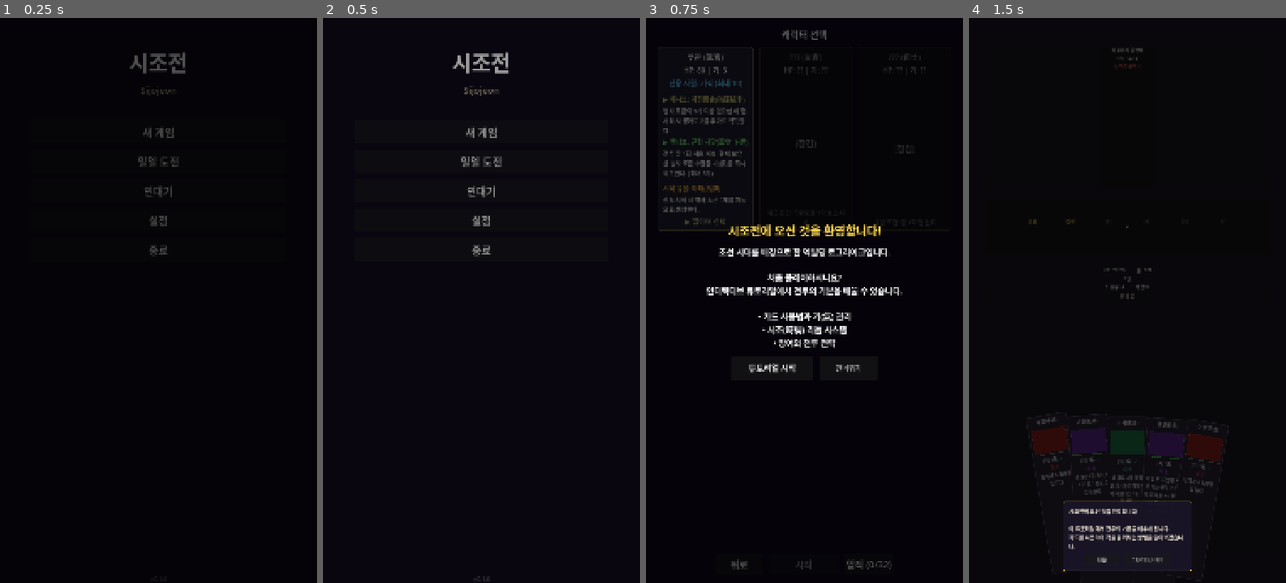
Above: before the commit, frames 1-4 (left to right).
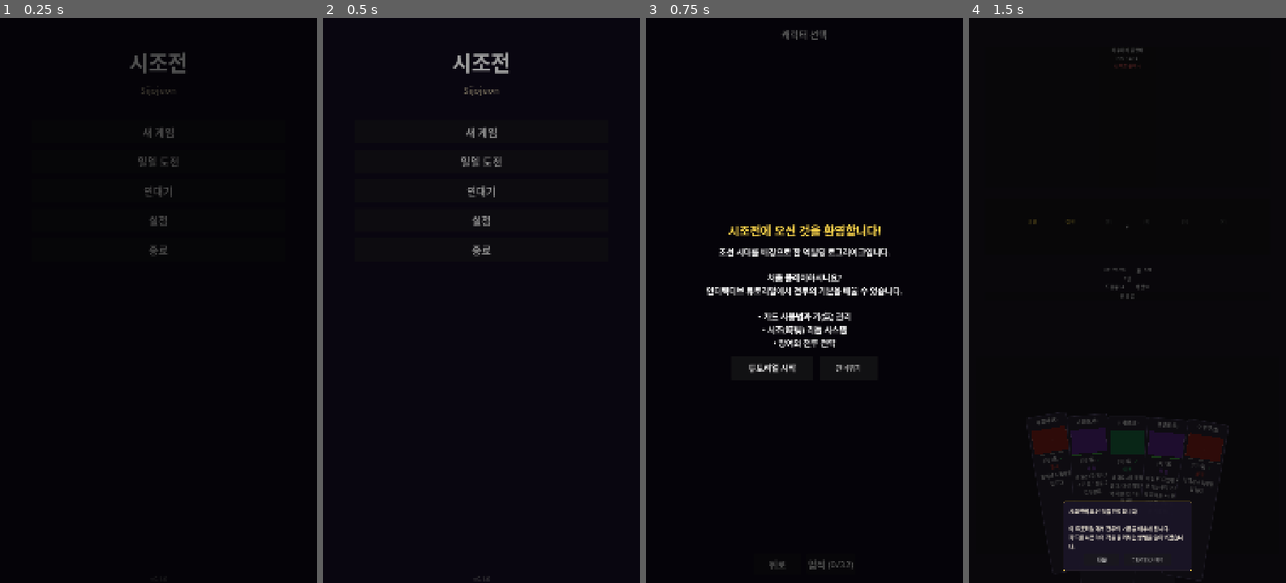
Above: after the commit, the same moments.

Repository: dongmin1213/Sijojeon
Game: Godot game, scene res://scenes/title/title_screen.tscn
Same seed, same stepped clock (60 frames per second), same inputs: the game is played once before the commit and once after it.
Inputs:
- Up to frame 1 (0.25 s): no input
- Up to frame 2 (0.5 s): no input
- Up to frame 3 (0.75 s): click "새 게임" at 0.5 s
- Up to frame 4 (1.5 s): click "튜토리얼 시작" at 1.25 s

Frames 1-2 are identical in both runs. In frame 3, 2.5% of the frame differs, in the area x 4-89%, y 5-98%; in frame 4, nothing differs.

Commit message:
튜토리얼 팝업 오버레이 UX 개선 (ZER-180)
환영 팝업이 캐릭터 카드 위에 겹쳐 시각적 혼란 발생하던 문제 수정.
팝업 표시 중 캐릭터 카드/시작 버튼을 숨기고,
팝업 닫힌 후 다시 표시하여 UI 단계를 명확하게 분리.

Co-Authored-By: Paperclip <noreply@paperclip.ing>

Diff:
--- a/scenes/character_select/character_select.gd
+++ b/scenes/character_select/character_select.gd
@@ -556,6 +556,10 @@
 	var scale_y := vp_size.y / 1920.0
 	var ui_scale := minf(scale_x, scale_y)
 
+	# 가이드가 열리는 동안 캐릭터 선택 UI 숨김 — 시각적 혼란 방지
+	card_container.visible = false
+	start_button.visible = false
+
 	# CanvasLayer로 씬 트리 위에 독립 렌더링 (입력 우선순위 확보)
 	var canvas_layer := CanvasLayer.new()
 	canvas_layer.layer = 100
@@ -612,6 +616,8 @@
 	tutorial_btn.custom_minimum_size = Vector2(280 * ui_scale, 80 * ui_scale)
 	tutorial_btn.mouse_filter = Control.MOUSE_FILTER_STOP
 	tutorial_btn.pressed.connect(func():
+		card_container.visible = true
+		start_button.visible = true
 		canvas_layer.queue_free()
 		GameManager.start_tutorial()
 	)
@@ -628,6 +634,8 @@
 		var meta := SaveManager.load_meta()
 		meta["tutorial_completed"] = true
 		SaveManager.save_meta(meta)
+		card_container.visible = true
+		start_button.visible = true
 		canvas_layer.queue_free()
 	)
 	btn_container.add_child(skip_btn)
